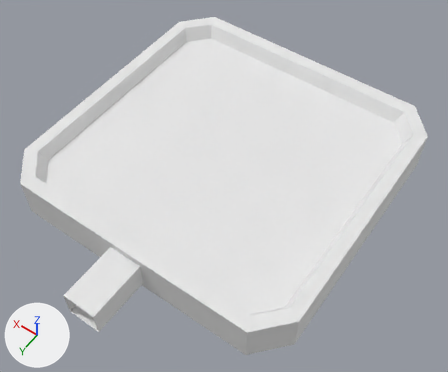
The FBX model Assets/Data/Structures/1. Logistics/Bridge/BridgePlatform.fbx as it was, and as the next commit left it.
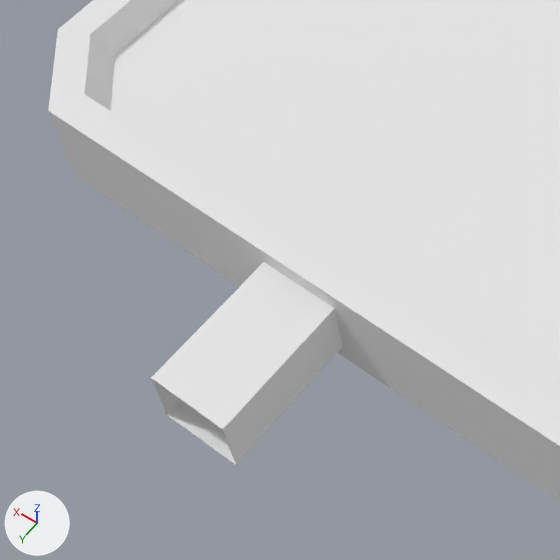
Old and new are each drawn whole from a 50 mm lens placed at (-0.2263, 0.1185, 0.4593), pointed at (-0.0148, -0.1776, -0.0059) and again close up on the part from 0% to 52% of the width and 37% to 100% of the height. Every picture has the same lights, and +X, +Y and +Z are marked at lower left. Where no turn or scale is listed for an object, it has been applied to the vertices.

In view in the first close-up: 'BridgePlatform'.
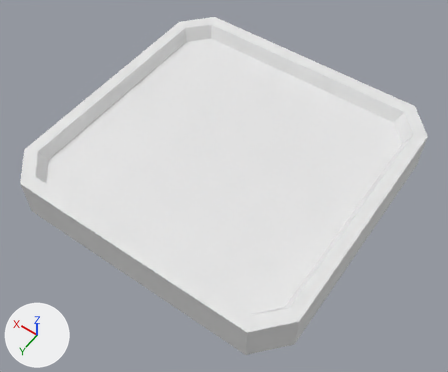
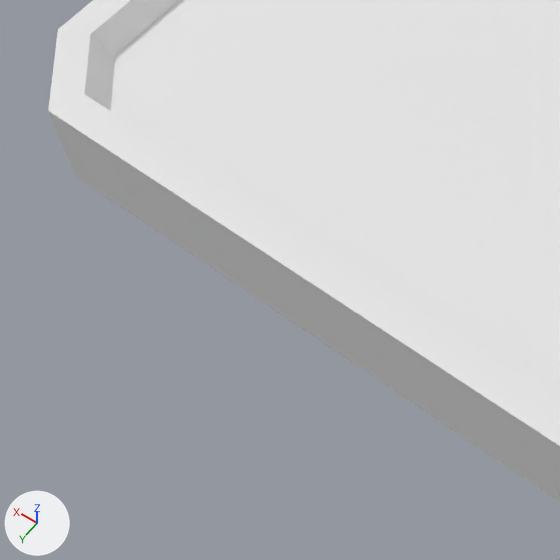
The newer file is also turned or shifted as a whole; pictures and numbers use the older file's frame.

Boxes (x1, y1, x2, y2) around the edits, measured in the close-ups (560 x 560 px):
```json
{"part": 1, "of": "me_plane_027", "change": "cut back", "before": [151, 262, 342, 465], "after": [264, 262, 342, 346]}
```

Edits to the scene script, one JSON object a line:
```json
{"block": "me_plane_027", "where": "me_plane_027.from_pydata(...)  # 64 vertices, 55 faces; spans x -0.15..0.15, y -0.353..0.0, z -0.021..0.021"}
{"block": "me_plane_027", "where": "# used by ob_bridgeplatform; location = (0.0, 0.0, 0.0)"}
{"block": "me_plane_027", "where": "# verts and faces of me_plane_027; kept vertices keep their numbers, new ones are numbered from 64"}
{"block": "me_plane_027", "where": "# before: 42 (-0.016, -0.056, -0.014) at pixel (342, 347), 43 (-0.016, -0.056, 0.014) at pixel (334, 308), 48 (-0.016, 0.0, -0.014) at pixel (236, 465), 49 (-0.016, 0.0, 0.014) at pixel (222, 429), 50 (0.016, 0.0, 0.014) at pixel (151, 377)"}
{"block": "me_plane_027", "where": "# before: 51 (0.016, 0.0, -0.014) at pixel (166, 414), 58 (0.016, -0.056, -0.014), 59 (0.016, -0.056, 0.014) at pixel (263, 261)"}
{"block": "me_plane_027", "change": "me_plane_027 part 1"}
{"op": "add", "block": "me_plane_027", "code": "delete_vertices([*range(48, 52)])  # with the faces that use them"}
{"op": "add", "block": "me_plane_027", "code": "faces += [(42, 43, 59, 58)]"}
```
